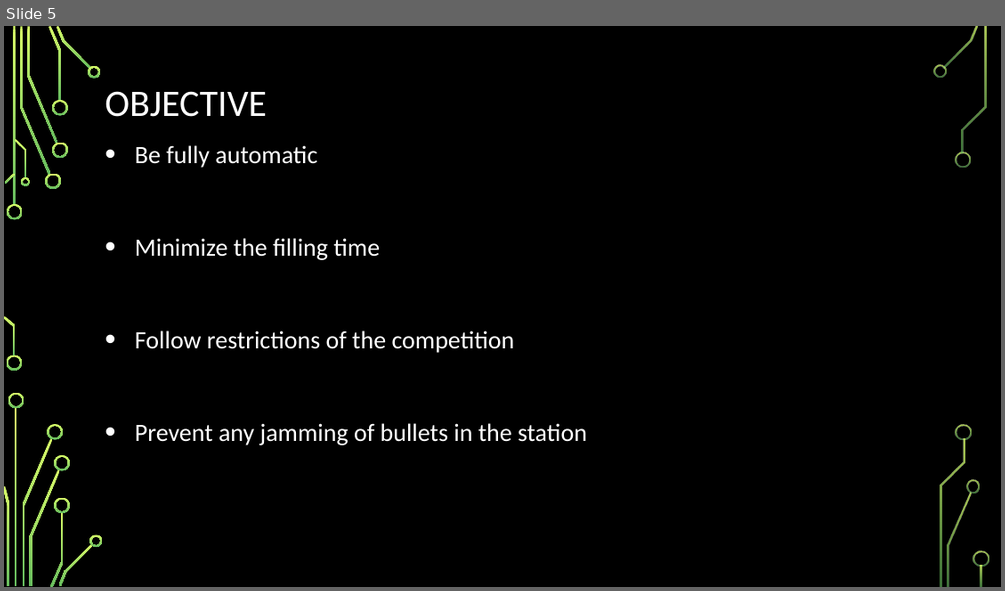
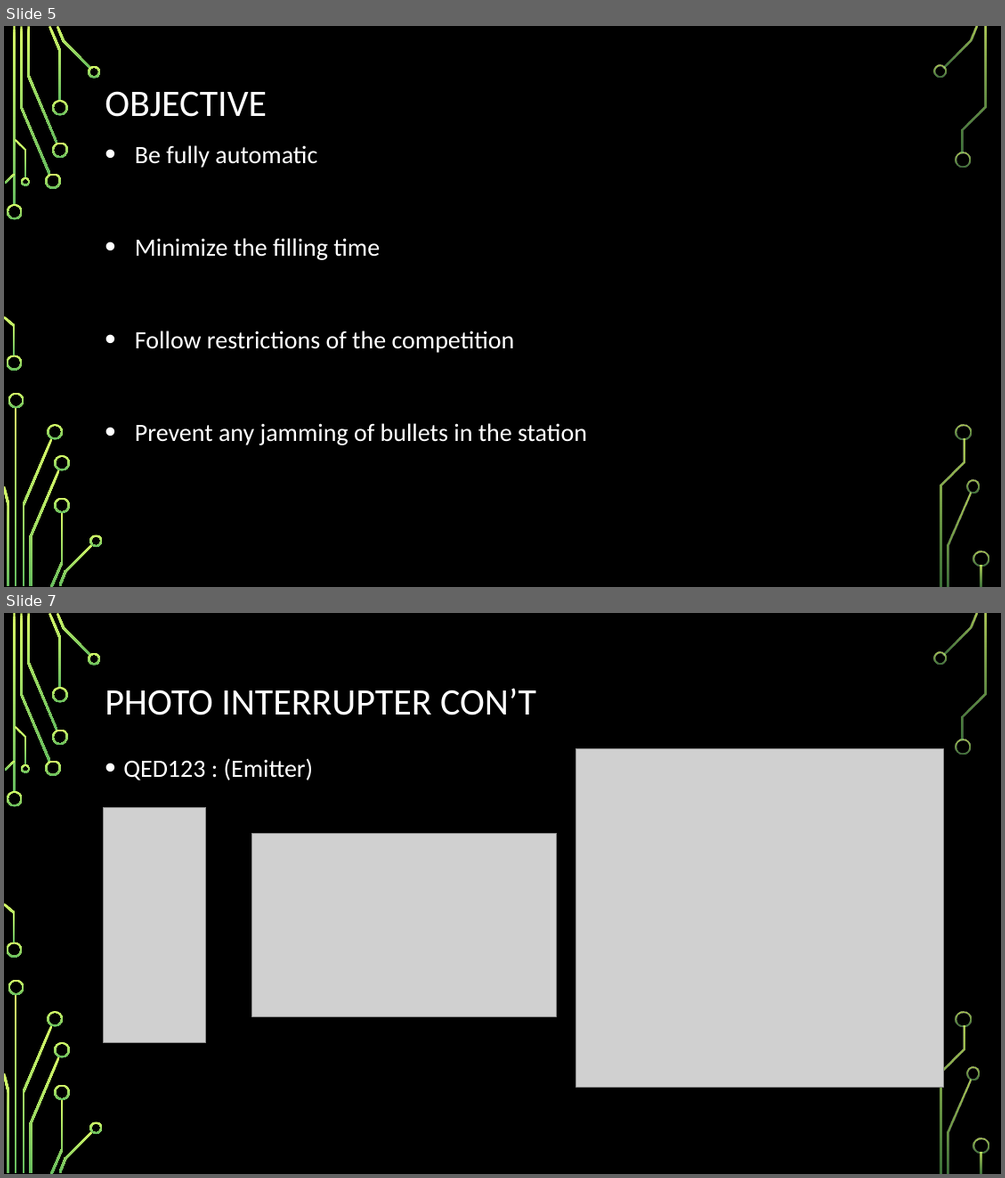
Before and after one commit to RahmatSaeedi/ECE_Capstone_Project, a slide deck: CDR.pptx. Shown one above the other, each under a label of ours: slide 5 before the commit, slides 5 and 7 after it; the slides between them are not shown. The pictures are 1005x591 and 1005x1178 pixels, drawn with LibreOffice and Linux fonts; fonts in the diff are those of the drawing; grey boxes stand for pictures; background and template pictures are left out. Boxes give left, top, right and bottom in pixels: in the first picture for what was removed or moved away, otherwise in the second. Text is boxed around its words. In the diff, an @@ line names an element or a change of style, - is before the commit and + after.

```diff
--- a/CDR.pptx
+++ b/CDR.pptx
@@ slide 7 added at (4,613,1001,1174), background picture (left out); not listed: 36 template elements that a slide beside it also shows @@
@@ title added at (105,688,536,715), 36 pt, text #FFFFFF @@
+PHOTO INTERRUPTER CON’T
@@ text added at (123,758,314,780), 24 pt, text #FFFFFF @@
+• QED123 : (Emitter)
@@ picture added at (576,749,943,1086) @@
@@ picture added at (103,807,206,1043) @@
@@ picture added at (252,834,557,1017) @@
```
Also in this commit, not shown: 4 other slides added, 1 other file.
